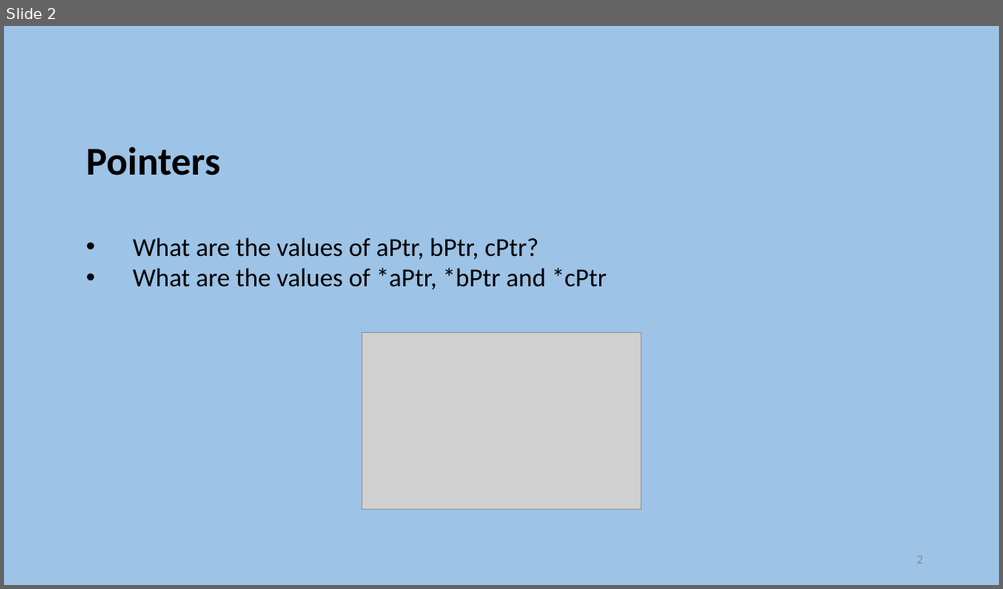
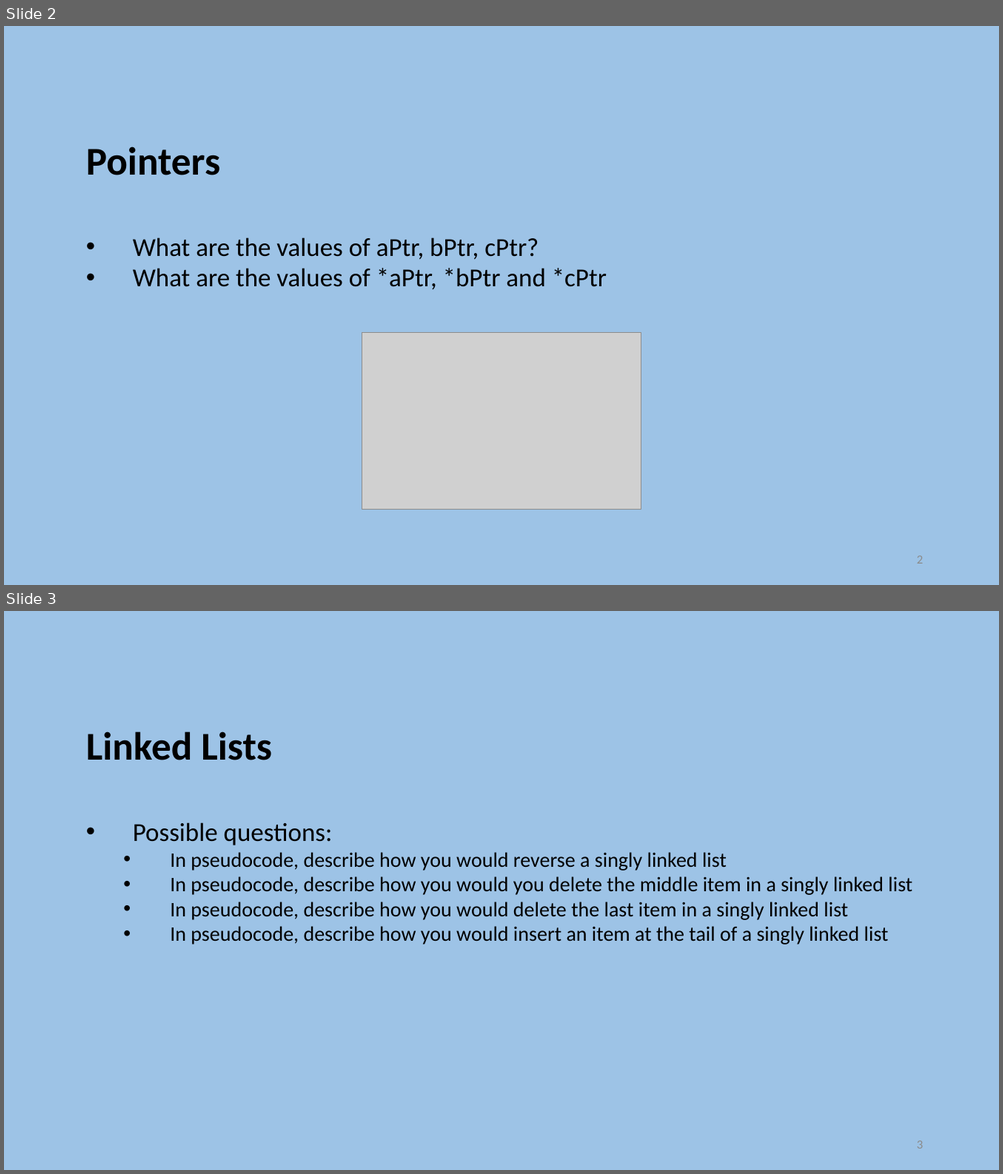
Before and after one commit to szetko/course-materials, a slide deck: Programming 4/Exam Preparation/Exam Preparation.pptx. Shown one above the other, each under a label of ours: slide 2 before the commit, slides 2 and 3 after it. The pictures are 1003x589 and 1003x1174 pixels, drawn with LibreOffice and Linux fonts; fonts in the diff are those of the drawing; grey boxes stand for pictures. Boxes give left, top, right and bottom in pixels: in the first picture for what was removed or moved away, otherwise in the second. Text is boxed around its words. In the diff, an @@ line names an element or a change of style, - is before the commit and + after.

```diff
--- a/Programming 4/Exam Preparation/Exam Preparation.pptx
+++ b/Programming 4/Exam Preparation/Exam Preparation.pptx
@@ slide 3 added at [4, 611, 999, 1170], background #9DC3E6 @@
@@ text added at [86, 732, 912, 945], 20 pt, text #000000 @@
+Linked Lists
+    • Possible questions:
+      • In pseudocode, describe how you would reverse a singly linked list
+      • In pseudocode, describe how you would you delete the middle item in a singly linked list
+      • In pseudocode, describe how you would delete the last item in a singly linked list
+      • In pseudocode, describe how you would insert an item at the tail of a singly linked list
@@ page number added at [916, 1141, 922, 1149], 12 pt, text #8C8C8C @@
+3
```
Also in this commit, not shown: 2 slides changed, 8 other slides added, 8 slides removed, 2 other files.
